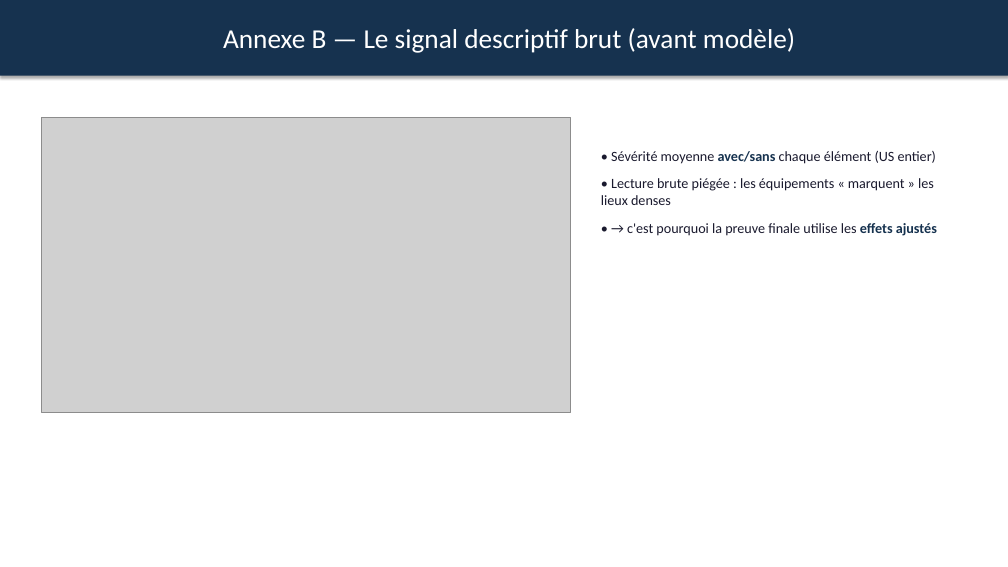
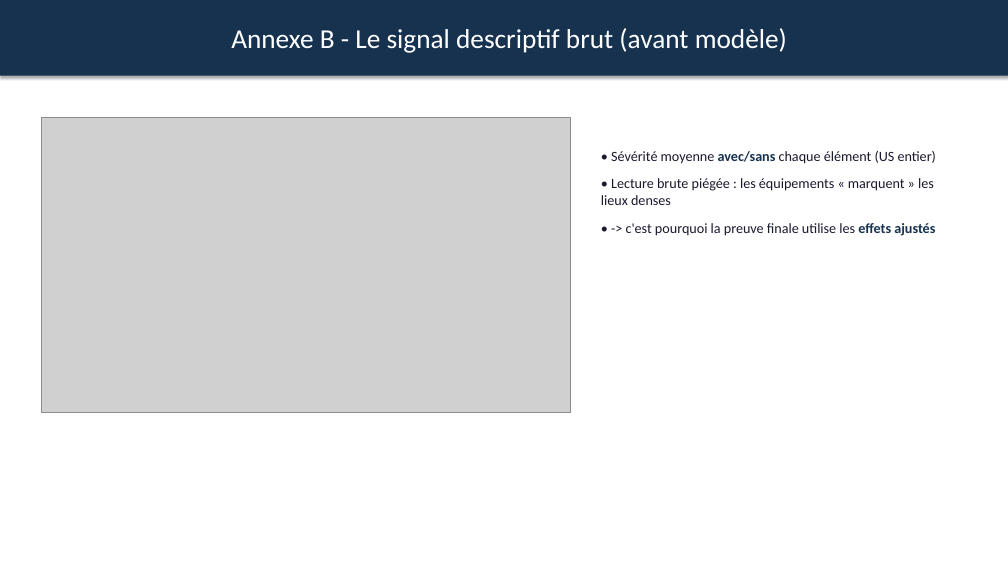
Before and after one commit to SabaMG/xploring, a slide deck: slide 17 of presentation/presentation_finale.pptx. Drawn at 1008x567 pixels with LibreOffice and Linux fonts; fonts in the diff are those of the drawing; grey boxes stand for pictures. Boxes give left, top, right and bottom in pixels: in the first picture for what was removed or moved away, otherwise in the second. Text is boxed around its words. In the diff, an @@ line names an element or a change of style, - is before the commit and + after.

```diff
--- a/presentation/presentation_finale.pptx
+++ b/presentation/presentation_finale.pptx
@@ text in rectangle at bbox=[231, 28, 787, 53]: text changed @@
-Annexe B — Le signal descriptif brut (avant modèle)
+Annexe B - Le signal descriptif brut (avant modèle)
@@ text at bbox=[626, 223, 935, 236]: text changed @@
-• → c'est pourquoi la preuve finale utilise les effets ajustés
+• -> c'est pourquoi la preuve finale utilise les effets ajustés
```
Also in this commit, not shown: 18 other slides changed, 17 other files.
